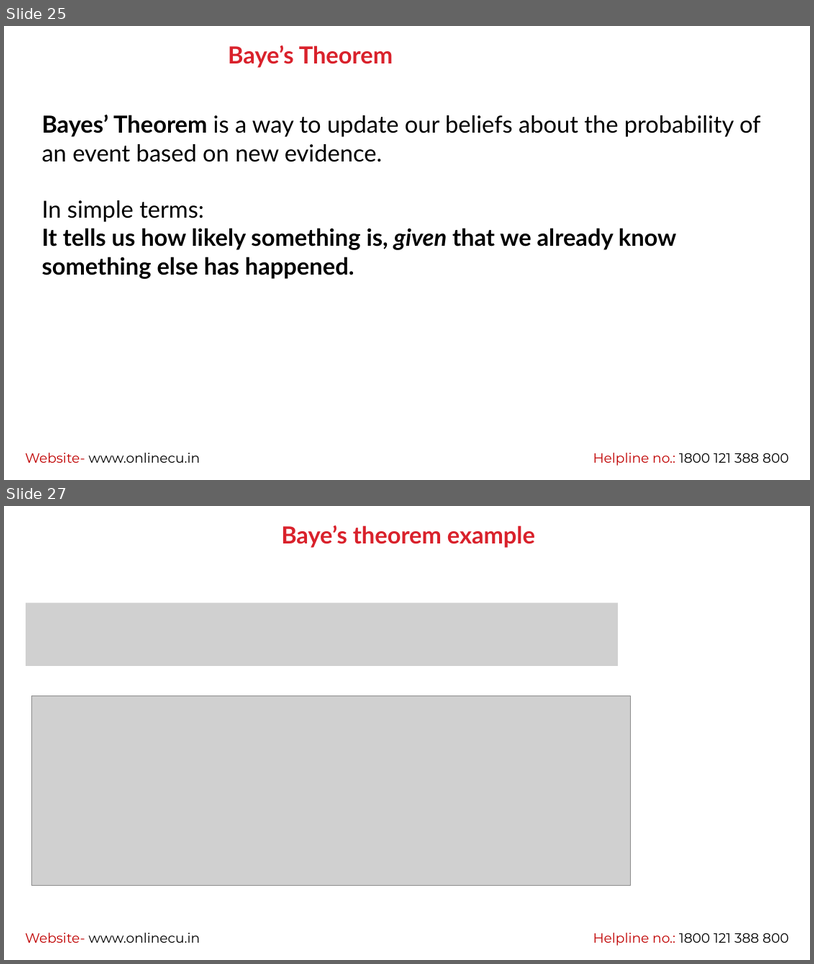
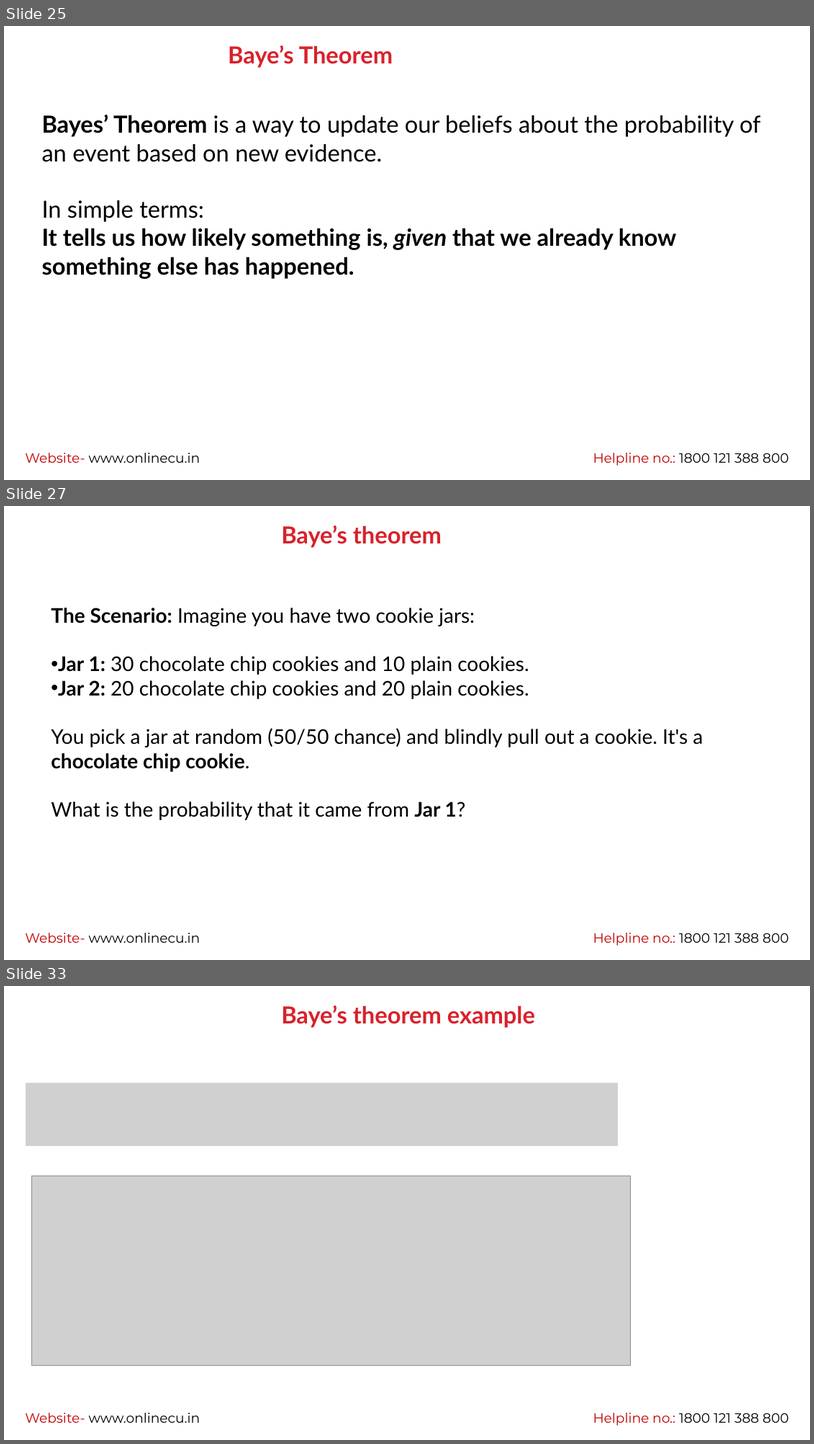
Before and after one commit to vikashkmd/CU-Feb-2026, a slide deck: Session 6 Probability Theory (1).pptx. Shown one above the other, each under a label of ours: slides 25 and 27 before the commit, slides 25, 27 and 33 after it; the slides between them are not shown. The pictures are 814x964 and 814x1444 pixels, drawn with LibreOffice and Linux fonts; fonts in the diff are those of the drawing; grey boxes stand for pictures; background and template pictures are left out. Boxes give left, top, right and bottom in pixels: in the first picture for what was removed or moved away, otherwise in the second. Text is boxed around its words. In the diff, an @@ line names an element or a change of style, - is before the commit and + after.

Commit message:
bayes theorem updated

```diff
--- a/Session 6 Probability Theory (1).pptx
+++ b/Session 6 Probability Theory (1).pptx
@@ slide 27 added at (x1=4, y1=506, x2=810, y2=960), background picture (left out); not listed: 2 template elements that a slide beside it also shows @@
@@ text added at (x1=281, y1=525, x2=442, y2=548), 28 pt, text #D9212B, bold @@
+Baye’s theorem
@@ text added at (x1=51, y1=608, x2=703, y2=820), 24 pt, text #000000 @@
+The Scenario: Imagine you have two cookie jars:
+• Jar 1: 30 chocolate chip cookies and 10 plain cookies.
+• Jar 2: 20 chocolate chip cookies and 20 plain cookies.
+You pick a jar at random (50/50 chance) and blindly pull out a cookie. It's a chocolate chip cookie.
+What is the probability that it came from Jar 1?
@@ what was slide 27 is now slide 33 @@
```
Also in this commit, not shown: 6 slides changed, 6 other slides added, 1 slide removed.
